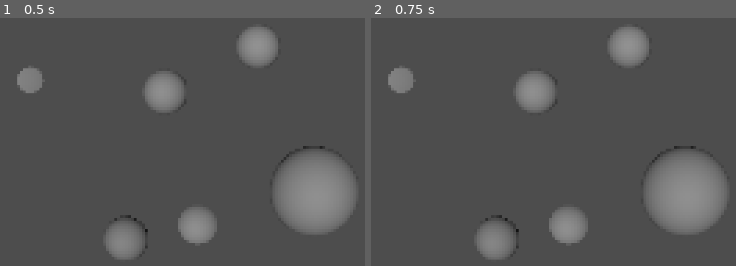
Above: before the commit, frames 1-2 (left to right).
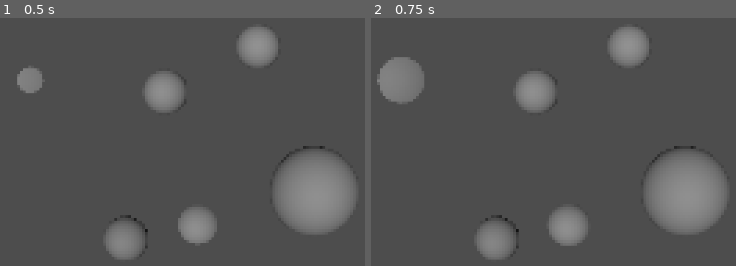
Above: after the commit, the same moments.

Repository: Lukko-Digital/upwell
Game: Godot game, scene res://src/map/map_ui.tscn
Same seed, same stepped clock (60 frames per second), same inputs: the game is played once before the commit and once after it.
Inputs:
- Up to frame 1 (0.5 s): no input
- Up to frame 2 (0.75 s): tap Enter at 0.5 s; hold Up (ui_up) from 0.53 s (still down)

Frame 1 is identical in both runs. In frame 2, 1.3% of the frame differs, in the area x 1-57%, y 15-92%.

Commit message:
move up and down levels in top down map

Diff:
--- a/project.godot
+++ b/project.godot
@@ -14,3 +14,10 @@
 run/main_scene="res://src/map/map_ui.tscn"
 config/features=PackedStringArray("4.2", "Forward Plus")
 config/icon="res://icon.svg"
+
+[shader_globals]
+
+top_down_camera_depth={
+"type": "float",
+"value": 0.0
+}
--- /dev/null
+++ b/src/map/map_ui.gd
@@ -0,0 +1,9 @@
+extends Control
+
+signal change_camera_height(change)
+
+func _input(event):
+	if event.is_action_pressed("ui_up"):
+		emit_signal("change_camera_height", 0.1)
+	if event.is_action_pressed("ui_down"):
+		emit_signal("change_camera_height", -0.1)
--- a/src/map/map_ui.tscn
+++ b/src/map/map_ui.tscn
@@ -1,19 +1,22 @@
-[gd_scene load_steps=4 format=3 uid="uid://caf7mxj5im6h2"]
+[gd_scene load_steps=6 format=3 uid="uid://caf7mxj5im6h2"]
 
+[ext_resource type="Script" path="res://src/map/map_ui.gd" id="1_75vxg"]
 [ext_resource type="PackedScene" uid="uid://bbds6oh6j3ma5" path="res://src/map/map.tscn" id="1_farmj"]
 [ext_resource type="Shader" path="res://src/shaders/2dpixelation.gdshader" id="1_i8ou1"]
+[ext_resource type="Script" path="res://src/map/top_down_map_camera.gd" id="4_yjeil"]
 
 [sub_resource type="ShaderMaterial" id="ShaderMaterial_guvky"]
 shader = ExtResource("1_i8ou1")
 shader_parameter/pixel_size = 4.0
 
-[node name="Control" type="Control"]
+[node name="MapUI" type="Control"]
 layout_mode = 3
 anchors_preset = 15
 anchor_right = 1.0
 anchor_bottom = 1.0
 grow_horizontal = 2
 grow_vertical = 2
+script = ExtResource("1_75vxg")
 
 [node name="SubViewportContainer" type="SubViewportContainer" parent="."]
 material = SubResource("ShaderMaterial_guvky")
@@ -25,16 +28,19 @@
 grow_vertical = 2
 stretch = true
 
-[node name="MapUi" type="SubViewport" parent="SubViewportContainer"]
+[node name="Viewport" type="SubViewport" parent="SubViewportContainer"]
+own_world_3d = true
 handle_input_locally = false
-canvas_item_default_texture_filter = 0
 size = Vector2i(1152, 648)
 render_target_update_mode = 4
 
-[node name="Map" parent="SubViewportContainer/MapUi" instance=ExtResource("1_farmj")]
+[node name="Map" parent="SubViewportContainer/Viewport" instance=ExtResource("1_farmj")]
 
-[node name="Camera3D" type="Camera3D" parent="SubViewportContainer/MapUi/Map"]
+[node name="Camera3D" type="Camera3D" parent="SubViewportContainer/Viewport/Map"]
 transform = Transform3D(1, 0, 0, 0, -4.37114e-08, 1, 0, -1, -4.37114e-08, 0, 10, 0)
 projection = 1
 size = 10.0
 near = 10.0
+script = ExtResource("4_yjeil")
+
+[connection signal="change_camera_height" from="." to="SubViewportContainer/Viewport/Map/Camera3D" method="change_height"]
--- a/src/map/top_down_map_camera.gd
+++ b/src/map/top_down_map_camera.gd
@@ -1,4 +1,4 @@
 extends Camera3D
 
-func change_height(change: int):
+func change_height(change: float):
 	position.y += change
